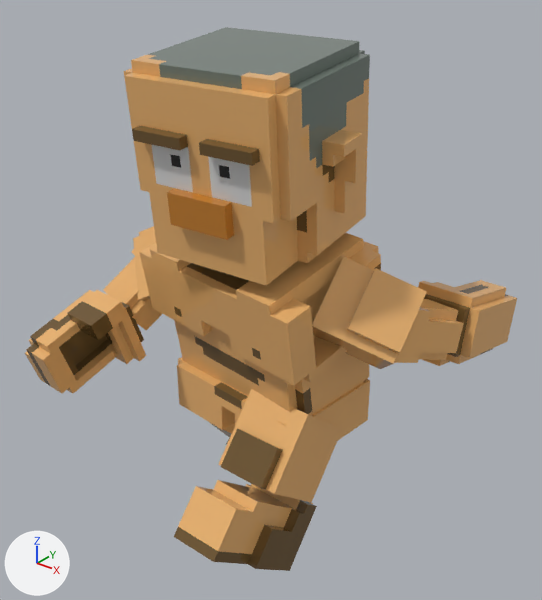
One commit to the FBX model Character/Character_v4.fbx: the scene before it, then after it.
The view is the same before and after, from a 50 mm camera at (4.32, -5.78, 6.15) aimed at (-0.02, -0.36, 2.79). Every picture has the same lights, and +X, +Y and +Z are marked at lower left.

In view in the first picture: 'Chest', 'FootL', 'HandL', 'HandR', 'Head', 'Hip', 'LegL', 'LegR', 'LowerArmL', 'LowerArmR', 'UpperArmL', 'UpperArmR'.
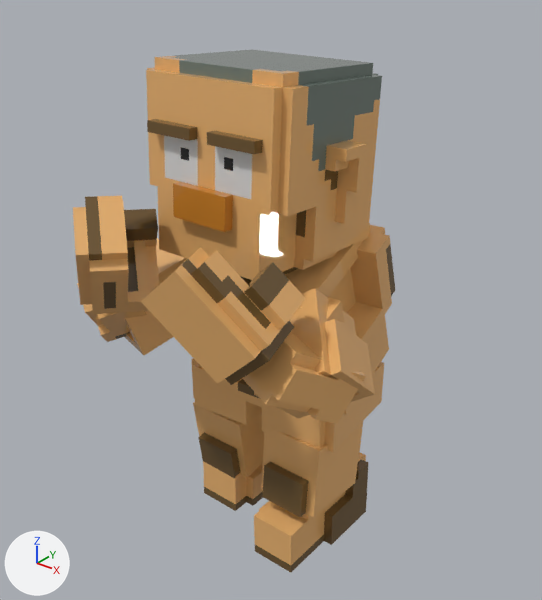
What the commit changed:
Object 'FootR' (ob_footr) moves from (-0.54, 0.79, 0.46) to (-0.54, 0.09, 0.38).
Object 'LowerArmL' (ob_lowerarml) moves from (1.37, 0.01, 2.78) to (1.07, -1.3, 2.78).
Object 'LowerArmL' (ob_lowerarml) turns from (174, 18, 71) to (-7.6, -30, -106) degrees about x, y and z.
Object 'LegR' (ob_legr) moves from (-0.55, 0.2, 0.94) to (-0.55, -0.14, 1.01).
Object 'LegR' (ob_legr) turns from (130, 0, 0) to (98, 0, 0.2) degrees about x, y and z.
Object 'Head' (ob_head) moves from (0.08, -0.74, 4.43) to (0.03, -0.55, 4.31).
Object 'Head' (ob_head) turns from (96, 1.2, 5.1) to (87, 0, 0) degrees about x, y and z.
Object 'UpperArmR' (ob_upperarmr) moves from (-1.08, -0.53, 2.98) to (-0.97, -1.18, 2.87).
Object 'UpperArmR' (ob_upperarmr) turns from (53, -26, 19) to (-2.3, -18, 72) degrees about x, y and z.
Object 'LegL' (ob_legl) moves from (0.55, -0.83, 1.47) to (0.55, -0.28, 1.1).
Object 'LegL' (ob_legl) turns from (50, 0, 0) to (85, 0, 0) degrees about x, y and z.
Object 'Chest' (ob_chest) moves from (-0.01, -0.44, 2.76) to (0.02, -0.22, 2.73).
Object 'Chest' (ob_chest) turns from (101, 2.5, -4.8) to (108, -0.9, 5) degrees about x, y and z.
Object 'HandR' (ob_handr) moves from (-1.52, -1.55, 2.38) to (-0.54, -1.89, 3.65).
Object 'HandR' (ob_handr) turns from (1, -19, 87) to (3.8, 51, 145) degrees about x, y and z.
Object 'UpperArmL' (ob_upperarml) moves from (1.08, -0.31, 2.95) to (0.95, -1.01, 2.77).
Object 'UpperArmL' (ob_upperarml) turns from (142, 21, 25) to (36, 33, -47) degrees about x, y and z.
Object 'Hip' (ob_hip) moves from (-0.01, -0.35, 1.72) to (0.01, -0.11, 1.72).
Object 'Hip' (ob_hip) turns from (90, 0, -5) to (90, 0, 5) degrees about x, y and z.
Object 'HandL' (ob_handl) moves from (1.52, 0.89, 2.5) to (0.69, -1.77, 3.39).
Object 'HandL' (ob_handl) turns from (-0.6, 169, -93) to (-10, -46, -158) degrees about x, y and z.
Object 'FootL' (ob_footl) moves from (0.54, -1.42, 0.9) to (0.54, -0.27, 0.39).
Object 'FootL' (ob_footl) turns from (50, 0, 0) to (90, -1, -0.6) degrees about x, y and z.

Location of each change, [x1, y1, x2, y2] in pixels of the pictures (542 x 600 px):
'Head', moved, turned
    before: [124, 27, 370, 286]
    after: [146, 50, 382, 280]
'Chest', moved, turned
    before: [139, 233, 381, 416]
    after: [240, 223, 395, 415]
'HandL', moved, turned
    before: [418, 280, 517, 366]
    after: [141, 247, 305, 385]
'HandR', moved, turned
    before: [25, 290, 146, 393]
    after: [73, 196, 160, 314]
'FootL', moved, turned
    before: [174, 480, 317, 571]
    after: [254, 453, 368, 572]
'LegL', moved, turned
    before: [219, 389, 342, 502]
    after: [261, 421, 363, 517]
'UpperArmL', moved, turned
    before: [312, 257, 427, 369]
    after: [254, 288, 375, 419]
'LowerArmL', moved, turned
    before: [394, 299, 464, 363]
    after: [242, 333, 366, 424]
'Hip', moved, turned
    before: [177, 357, 370, 440]
    after: [191, 358, 384, 452]
'LegR', moved, turned
    before: [209, 422, 235, 444]
    after: [193, 402, 264, 479]
'UpperArmR', moved, turned
    before: [133, 226, 156, 301]
    after: [125, 238, 187, 355]
'FootR', moved (not visible before)
    after: [203, 461, 263, 511]
